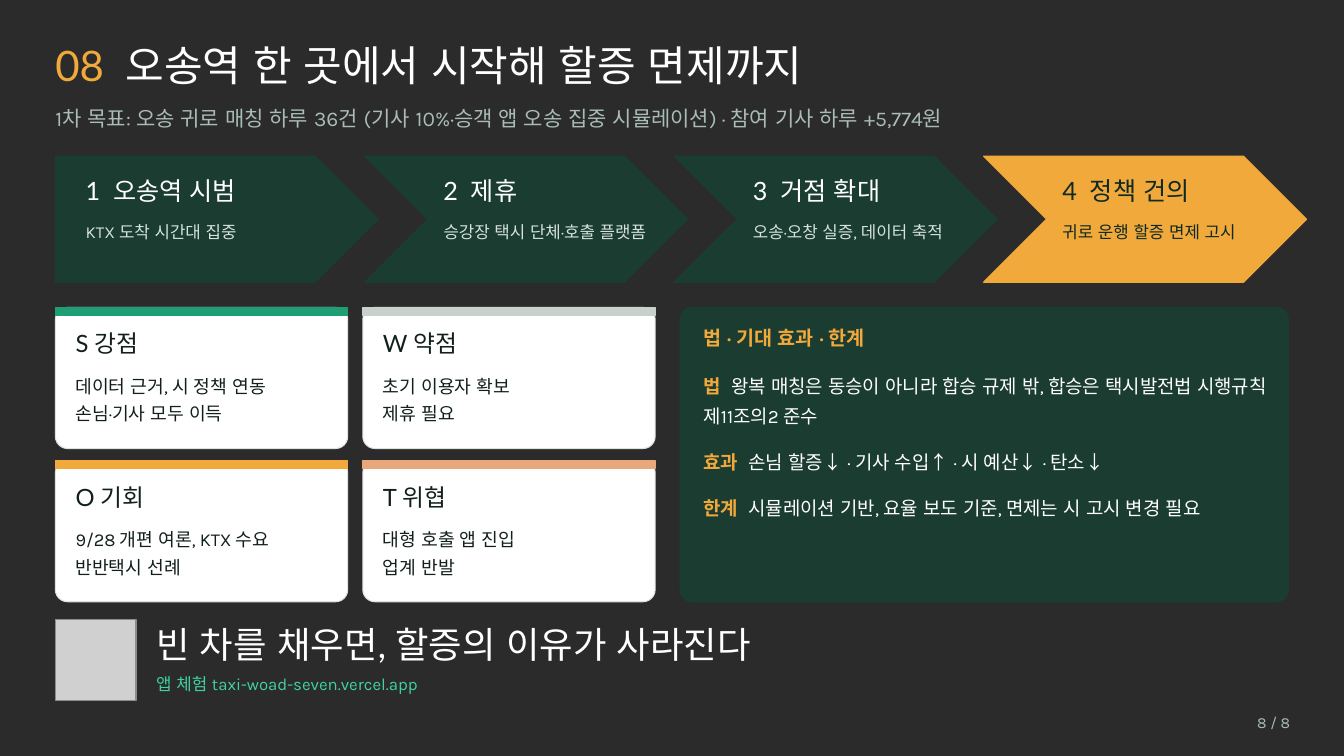
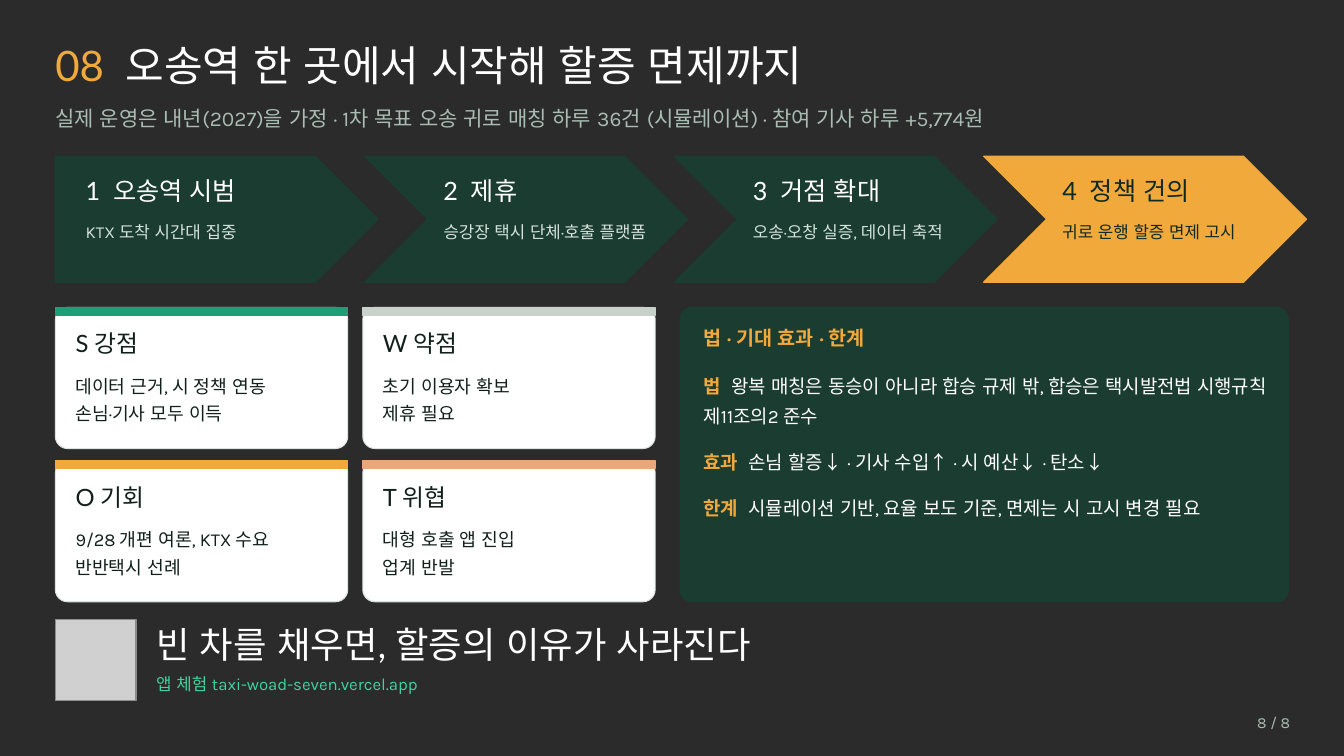
Before and after one commit to gysosm-glitch/TAXI, a slide deck: slide 8 of presentation/쉐어택_발표자료.pptx. Drawn at 1344x756 pixels with LibreOffice and Linux fonts; fonts in the diff are those of the drawing; grey boxes stand for pictures; background and template pictures are left out; a plain dark background stands for a picture behind light text. Boxes give left, top, right and bottom in pixels: in the first picture for what was removed or moved away, otherwise in the second. Text is boxed around its words. In the diff, an @@ line names an element or a change of style, - is before the commit and + after.

```diff
--- a/presentation/쉐어택_발표자료.pptx
+++ b/presentation/쉐어택_발표자료.pptx
@@ text at box(55, 108, 984, 128): text changed @@
-1차 목표: 오송 귀로 매칭 하루 36건 (기사 10%·승객 앱 오송 집중 시뮬레이션) · 참여 기사 하루 +5,774원
+실제 운영은 내년(2027)을 가정 · 1차 목표 오송 귀로 매칭 하루 36건 (시뮬레이션) · 참여 기사 하루 +5,774원
```
Also in this commit, not shown: 1 other slide changed, 8 other files.
